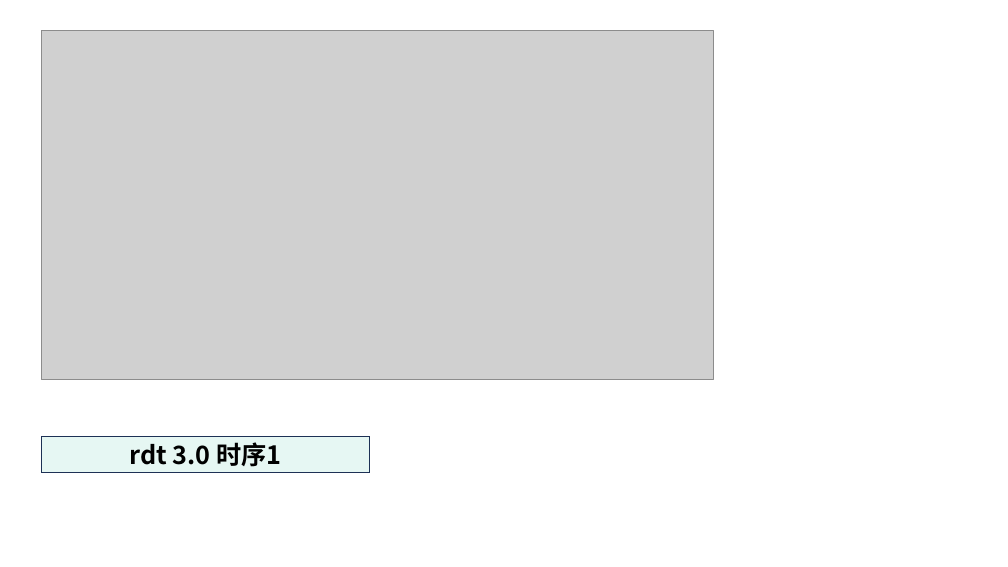
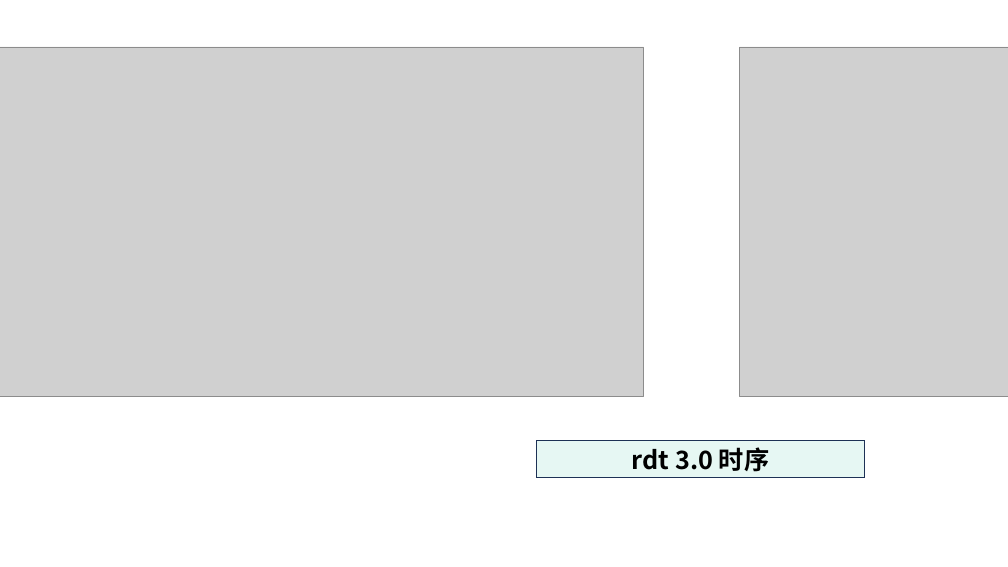
Before and after one commit to guofei9987/a, a slide deck: slide 24 of computer/network/计算机网络-素材.pptx. Drawn at 1008x567 pixels with LibreOffice and Linux fonts; fonts in the diff are those of the drawing; grey boxes stand for pictures. Boxes give left, top, right and bottom in pixels: in the first picture for what was removed or moved away, otherwise in the second. Text is boxed around its words. In the diff, an @@ line names an element or a change of style, - is before the commit and + after.

```diff
--- a/computer/network/计算机网络-素材.pptx
+++ b/computer/network/计算机网络-素材.pptx
@@ picture resized from (x1=42, y1=30, x2=713, y2=380) to (x1=0, y1=47, x2=644, y2=397) @@
@@ picture added at (x1=740, y1=47, x2=1008, y2=397) @@
@@ rectangle "rdt 3.0 时序" moved from (x1=42, y1=436, x2=371, y2=473) to (x1=537, y1=441, x2=866, y2=477) @@
@@ text in rectangle at (x1=632, y1=447, x2=769, y2=472): text changed @@
-rdt 3.0 时序1
+rdt 3.0 时序
```
Also in this commit, not shown: 4 other slides changed, 1 slide removed, 8 other files.
